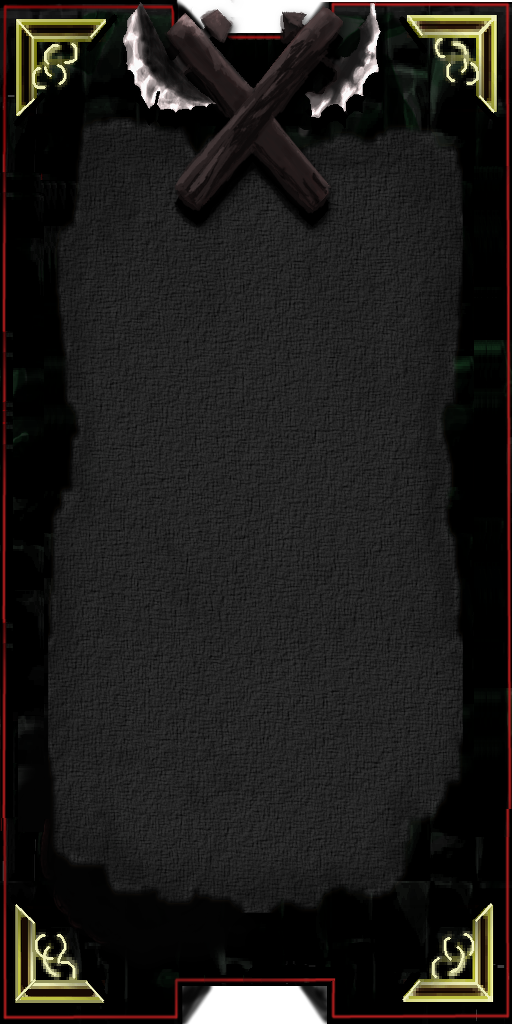
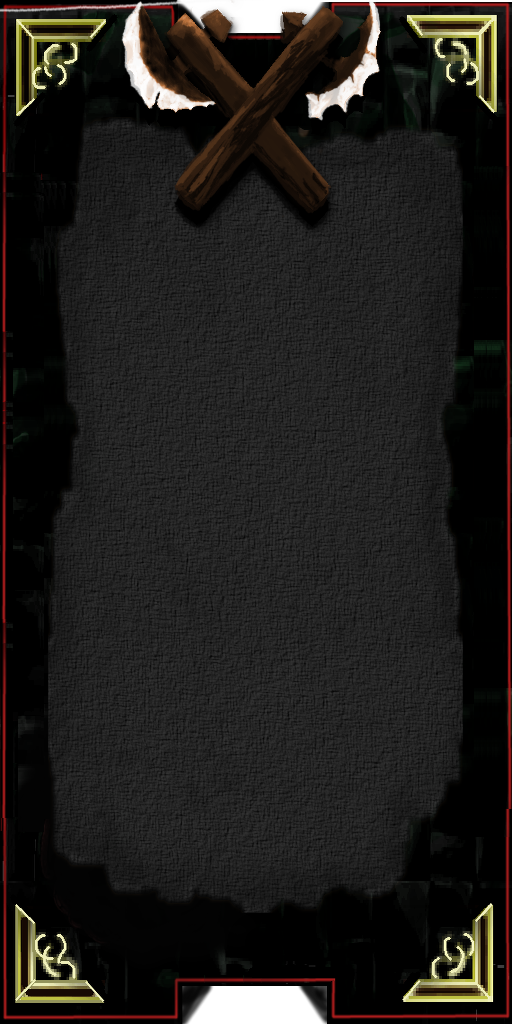
Two versions of the same layered image (w=512, h=1024). Layer-by-layer changes:
painted on "Pasted Layer #3" over [0, 0, 382, 217]
